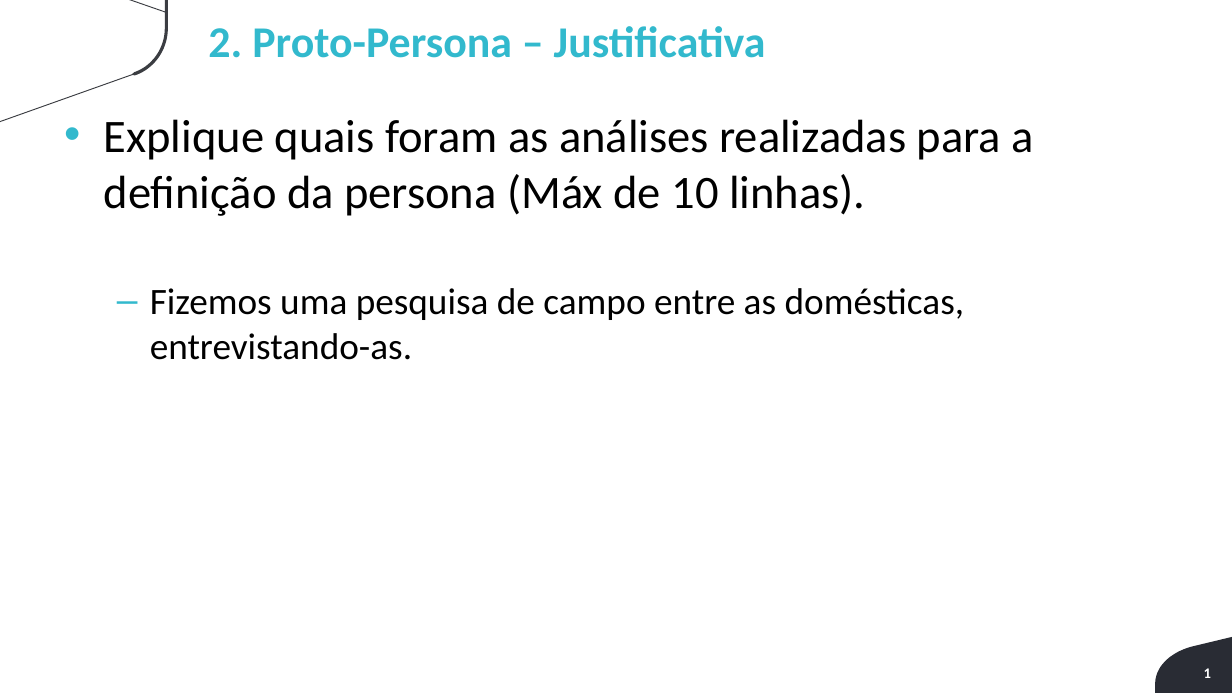
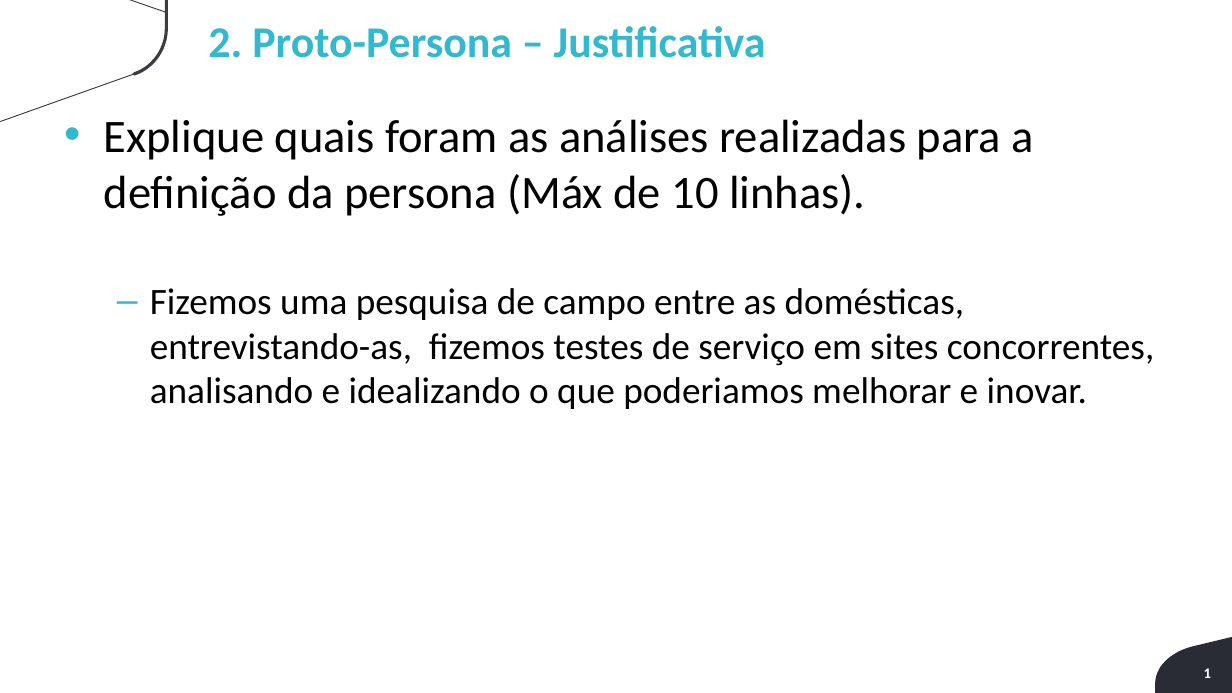
Before and after one commit to robertogsl/Grupo1-3ADSA, a slide deck: slide 10 of Documentação/Entregavel-do-projeto-jornada1.pptx.pptx. Drawn at 1232x693 pixels with LibreOffice and Linux fonts; fonts in the diff are those of the drawing; background and template pictures are left out. Boxes give left, top, right and bottom in pixels: in the first picture for what was removed or moved away, otherwise in the second. Text is boxed around its words. In the diff, an @@ line names an element or a change of style, - is before the commit and + after.

```diff
--- a/Documentação/Entregavel-do-projeto-jornada1.pptx.pptx
+++ b/Documentação/Entregavel-do-projeto-jornada1.pptx.pptx
@@ text at [150, 288, 1154, 409]: text changed @@
-  – Fizemos uma pesquisa de campo entre as domésticas, entrevistando-as.
+  – Fizemos uma pesquisa de campo entre as domésticas, entrevistando-as, fizemos testes de serviço em sites concorrentes, analisando e idealizando o que poderiamos melhorar e inovar.
```
Also in this commit, not shown: 1 other slide changed, 2 slides added, 2 slides removed, 3 other files.
